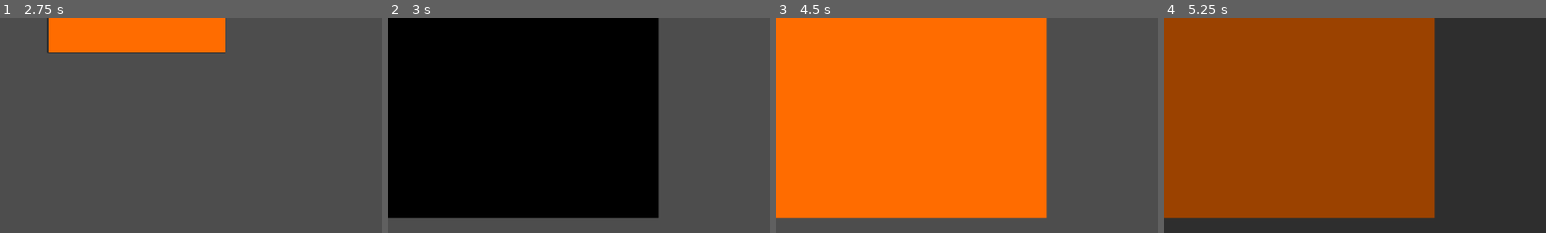
Above: before the commit, frames 1-4 (left to right).
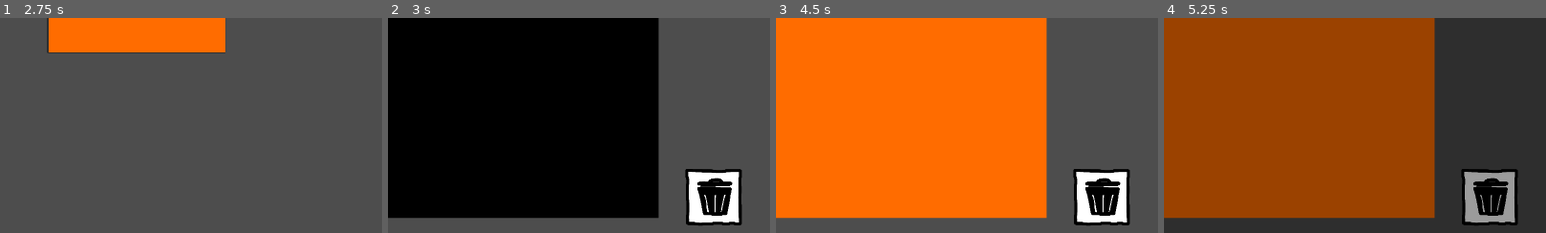
Above: after the commit, the same moments.

Repository: TanguyDoStuff/UIDesigner
Game: Godot game, scene res://Scenes/MainMenu/MainMenu.tscn
The game is run twice, just before and just after one commit, with the same random seed, the same clock (stepped at 60 frames per second) and the same inputs. The engine's default icon, where the game draws it, is replaced by a stand-in: a white triangle on a blue panel in a dark square.
Inputs (mouse positions are % of the whole screen's width and height, from its top left):
- Up to frame 1 (2.75 s): click "Libre" at 0.5 s; click "Retour" at 1.25 s; click "Libre" at 2 s
- Up to frame 2 (3 s): click (33, 25) at 2.75 s
- Up to frame 3 (4.5 s): click "Retour" at 3.5 s; click (68, 25) at 4.25 s
- Up to frame 4 (5.25 s): click (93, 87) at 5 s
The pictures show only the part of the screen within x 50-100%, y 29-79%; the shares and areas given below are measured in that part.

Frame 1 is identical in both runs. In frame 2, 3.8% of the frame differs, in the area x 77-93%, y 70-97%; in frame 3, 3.8%; in frame 4, 3.6%.

Commit message:
Ajout de la poubelle

Diff:
--- a/Scenes/LibreMode/Element/DragNDrop.gd
+++ b/Scenes/LibreMode/Element/DragNDrop.gd
@@ -7,6 +7,9 @@
 func _process(_delta):
 	if selected:
 		followMouse()
+	elif (position.x >= 1789 and position.x <= 1848) or (position.y >= 689 and position.y <= 826): #Trash position
+		free() #Remove itself
+		Input.set_default_cursor_shape(Input.CURSOR_ARROW) #Change back to the arrow pointer
 
 func followMouse():
 	position = get_global_mouse_position() + mouse_offset
--- a/Scenes/LibreMode/Libre.gd
+++ b/Scenes/LibreMode/Libre.gd
@@ -17,3 +17,18 @@
 func _on_inventory_button_pressed():
 	$InventoryScreen.visible = true
 	get_tree().paused = true
+
+
+func _on_trash_area_mouse_entered():
+	$"TrashArea/TrashCollision/Trash Icon".texture = load("res://Assets/Icons/TrashOpen.png")
+
+func _on_trash_area_mouse_exited():
+	$"TrashArea/TrashCollision/Trash Icon".texture = load("res://Assets/Icons/Trash.png")
+
+
+func _on_inventory_button_mouse_entered():
+	Input.set_default_cursor_shape(Input.CURSOR_POINTING_HAND)
+
+
+func _on_inventory_button_mouse_exited():
+	Input.set_default_cursor_shape(Input.CURSOR_ARROW)
--- a/Scenes/LibreMode/Libre.tscn
+++ b/Scenes/LibreMode/Libre.tscn
@@ -1,9 +1,10 @@
-[gd_scene load_steps=10 format=3 uid="uid://bsodh28vm4mj4"]
+[gd_scene load_steps=12 format=3 uid="uid://bsodh28vm4mj4"]
 
 [ext_resource type="Script" path="res://Scenes/LibreMode/Libre.gd" id="1_8huxv"]
 [ext_resource type="Texture2D" uid="uid://3o6m7ejwa7yf" path="res://Assets/LibreBG/Test1.png" id="2_l8oe1"]
 [ext_resource type="Texture2D" uid="uid://ir5s86uy4g78" path="res://Assets/Icons/Inventory.png" id="3_3wwis"]
 [ext_resource type="PackedScene" uid="uid://dhffqja5y63o5" path="res://Scenes/LibreMode/Inventory/InventoryScreen.tscn" id="4_641me"]
+[ext_resource type="Texture2D" uid="uid://covdxoe568l4" path="res://Assets/Icons/Trash.png" id="4_n2rd3"]
 
 [sub_resource type="StyleBoxEmpty" id="StyleBoxEmpty_kcsqx"]
 
@@ -18,6 +19,9 @@
 Button/styles/focus = SubResource("StyleBoxEmpty_cnd1h")
 Button/styles/hover = SubResource("StyleBoxEmpty_4gx0l")
 Button/styles/normal = SubResource("StyleBoxEmpty_iddro")
+
+[sub_resource type="RectangleShape2D" id="RectangleShape2D_bl0bd"]
+size = Vector2(143, 143)
 
 [node name="Libre" type="Node2D"]
 script = ExtResource("1_8huxv")
@@ -46,6 +50,22 @@
 texture = ExtResource("3_3wwis")
 
 [node name="InventoryScreen" parent="." instance=ExtResource("4_641me")]
+visible = false
+
+[node name="TrashArea" type="Area2D" parent="."]
+
+[node name="TrashCollision" type="CollisionShape2D" parent="TrashArea"]
+position = Vector2(1778.5, 759.5)
+shape = SubResource("RectangleShape2D_bl0bd")
+
+[node name="Trash Icon" type="Sprite2D" parent="TrashArea/TrashCollision"]
+position = Vector2(0.5, 0.5)
+scale = Vector2(0.146, 0.146)
+texture = ExtResource("4_n2rd3")
 
 [connection signal="pressed" from="Backbutton" to="." method="_on_backbutton_pressed"]
+[connection signal="mouse_entered" from="InventoryButton" to="." method="_on_inventory_button_mouse_entered"]
+[connection signal="mouse_exited" from="InventoryButton" to="." method="_on_inventory_button_mouse_exited"]
 [connection signal="pressed" from="InventoryButton" to="." method="_on_inventory_button_pressed"]
+[connection signal="mouse_entered" from="TrashArea" to="." method="_on_trash_area_mouse_entered"]
+[connection signal="mouse_exited" from="TrashArea" to="." method="_on_trash_area_mouse_exited"]
--- a/Scenes/Loading/Loading.tscn
+++ b/Scenes/Loading/Loading.tscn
@@ -1,11 +1,19 @@
-[gd_scene load_steps=2 format=3 uid="uid://d1sb8jgr8jtnu"]
+[gd_scene load_steps=3 format=3 uid="uid://d1sb8jgr8jtnu"]
 
 [ext_resource type="Script" path="res://Scenes/Loading/Loading.gd" id="1_hrykd"]
+
+[sub_resource type="LabelSettings" id="LabelSettings_ww2ui"]
+font_size = 36
+outline_size = 50
+outline_color = Color(0, 0, 0, 1)
 
 [node name="Loading" type="Node2D"]
 script = ExtResource("1_hrykd")
 
-[node name="RichTextLabel" type="RichTextLabel" parent="."]
-offset_right = 455.0
-offset_bottom = 40.0
-text = "Loading..."
+[node name="Label" type="Label" parent="."]
+offset_left = 1613.0
+offset_top = 982.0
+offset_right = 1874.0
+offset_bottom = 1041.0
+text = "Chargement..."
+label_settings = SubResource("LabelSettings_ww2ui")
--- a/project.godot
+++ b/project.godot
@@ -23,8 +23,6 @@
 
 window/size/viewport_width=1920
 window/size/viewport_height=1080
-window/size/mode=3
-window/size/resizable=false
 window/stretch/mode="viewport"
 
 [rendering]
Binary file added: Assets/Icons/Trash.png
Not shown, added: Assets/Icons/Trash.png.import
Binary file added: Assets/Icons/TrashOpen.png
Not shown, added: Assets/Icons/TrashOpen.png.import
